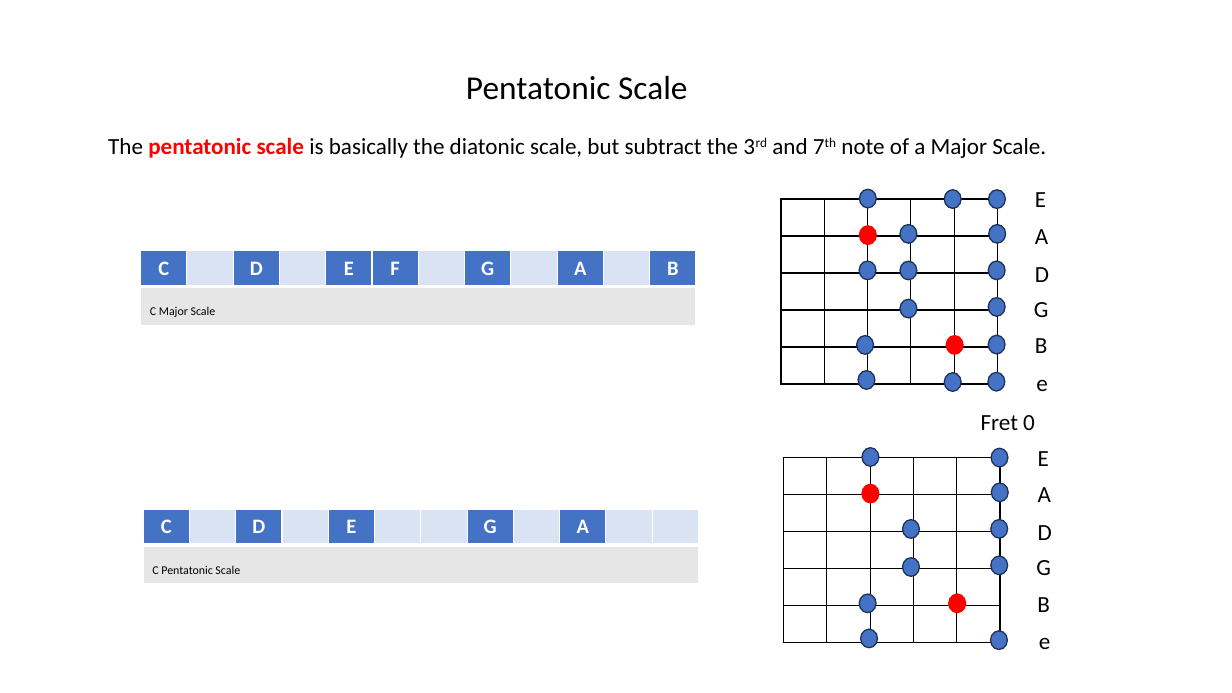
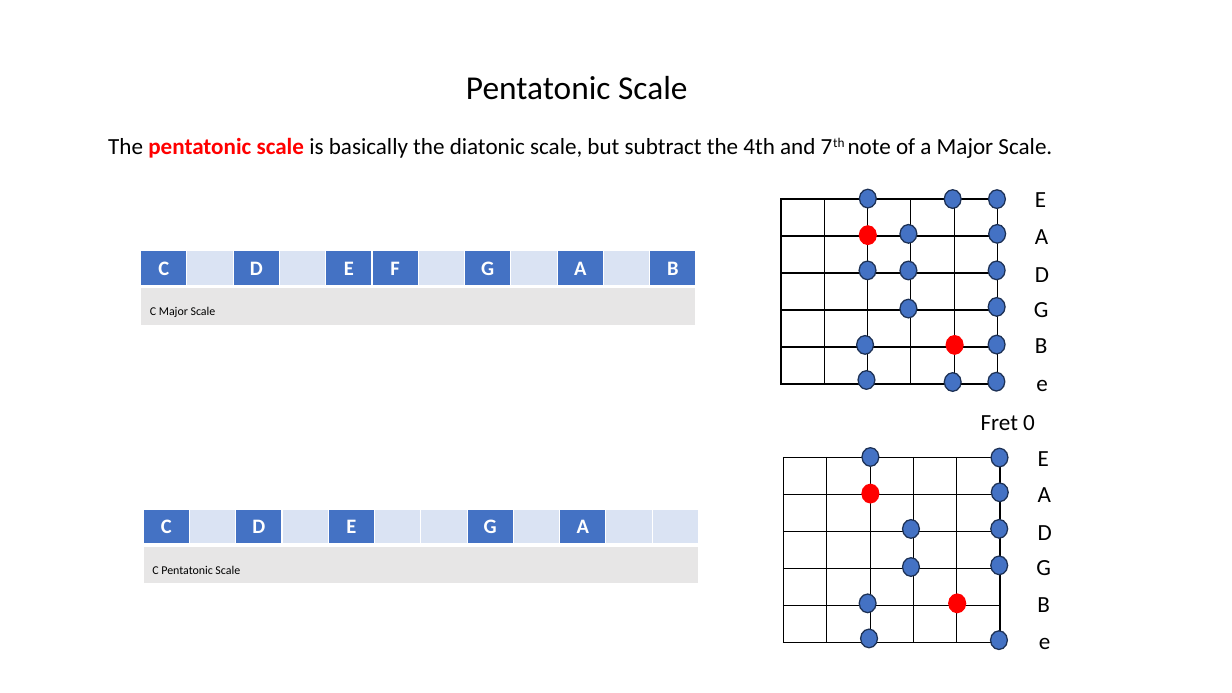
Before and after one commit to johnlai2004/music-basics, a slide deck: slide 13 of music-basics.pptx. Drawn at 1232x693 pixels with LibreOffice and Linux fonts; fonts in the diff are those of the drawing. Boxes give left, top, right and bottom in pixels: in the first picture for what was removed or moved away, otherwise in the second. Text is boxed around its words. In the diff, an @@ line names an element or a change of style, - is before the commit and + after.

```diff
--- a/music-basics.pptx
+++ b/music-basics.pptx
@@ text at (108, 137, 1052, 158): text changed @@
-The pentatonic scale is basically the diatonic scale, but subtract the 3rd and 7th note of a Major Scale.
+The pentatonic scale is basically the diatonic scale, but subtract the 4th and 7th note of a Major Scale.
```
Also in this commit, not shown: 1 other slide changed, 1 other file.
